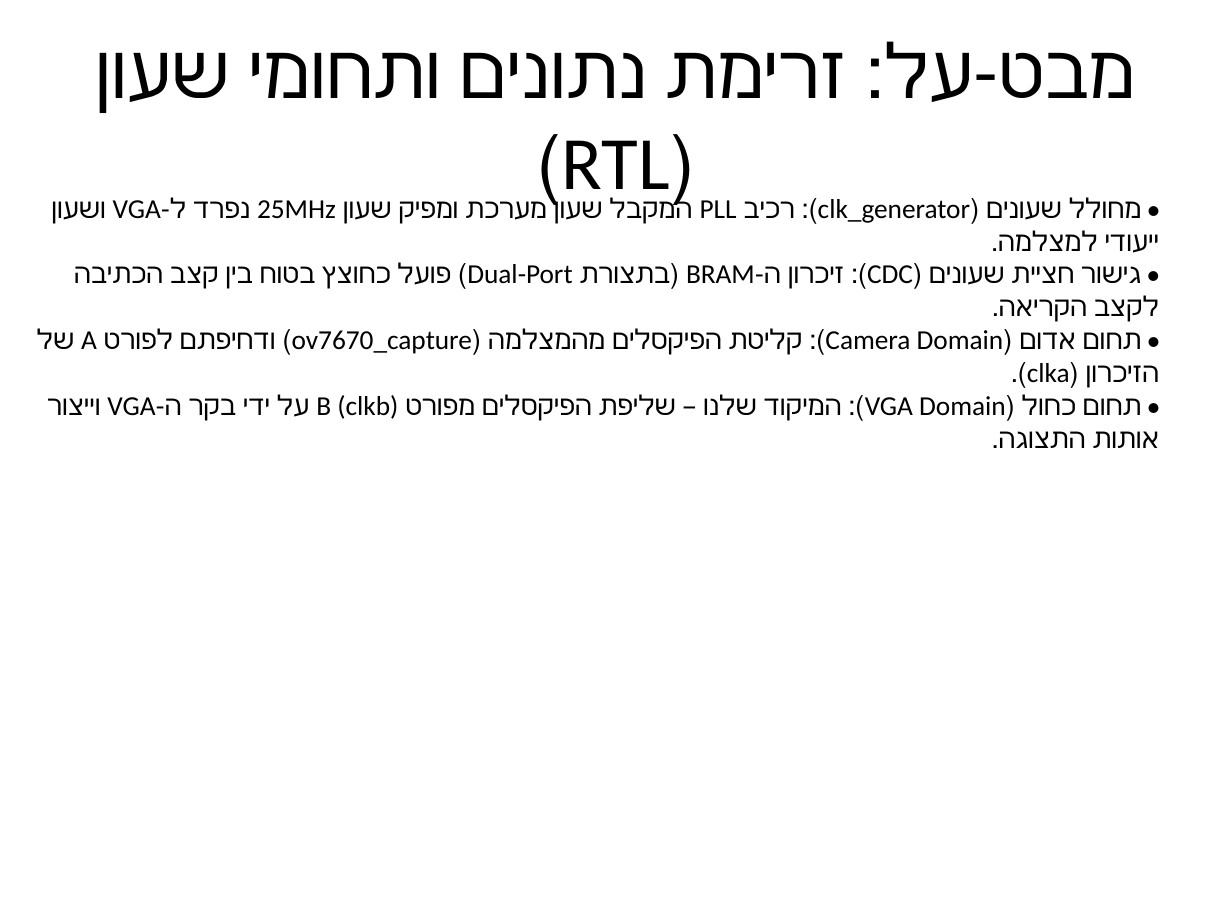
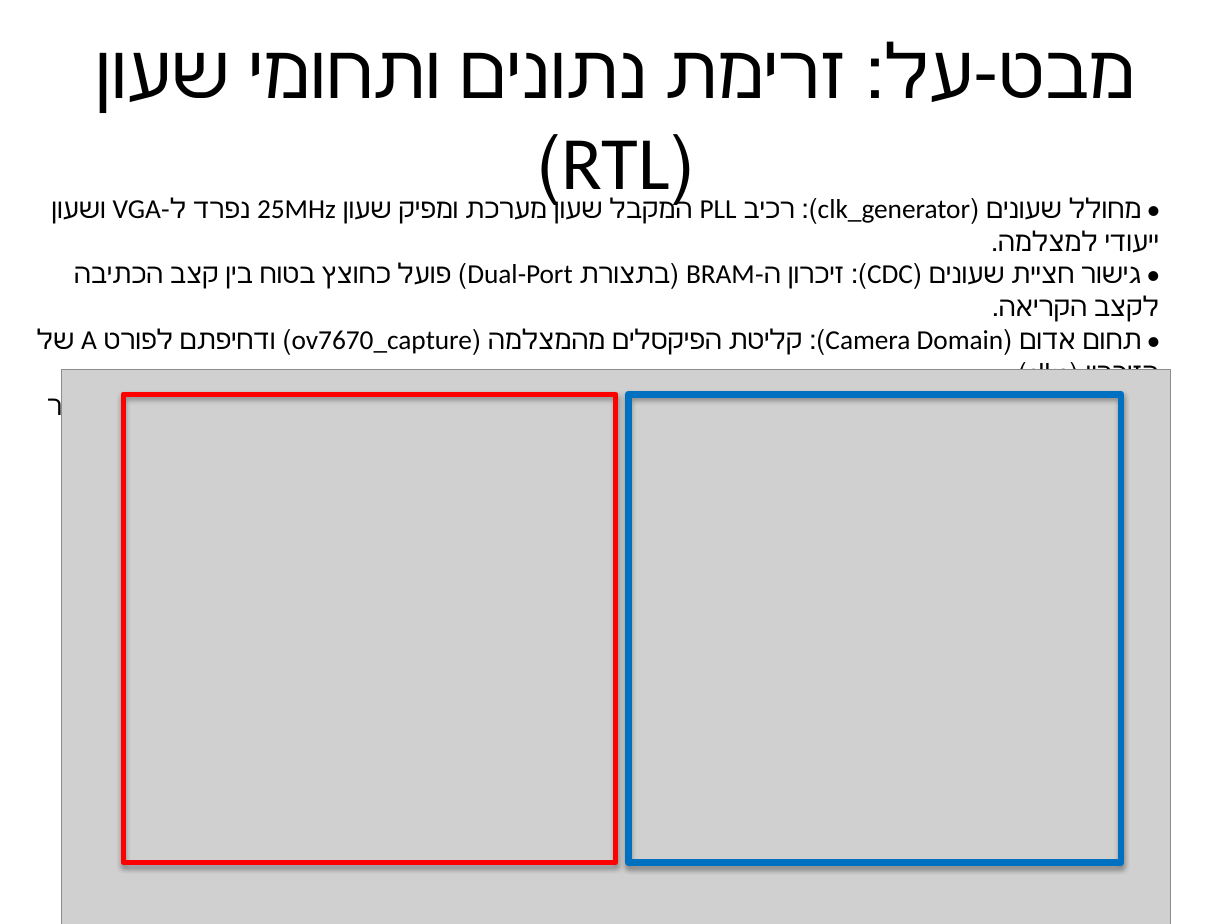
Before and after one commit to yosiBrim/fall-detection-fpga, a slide deck: slide 11 of docs/presentation/output/VGA_Presentation_Yossi.pptx. Drawn at 1232x924 pixels with LibreOffice and Linux fonts; fonts in the diff are those of the drawing; grey boxes stand for pictures. Boxes give left, top, right and bottom in pixels: in the first picture for what was removed or moved away, otherwise in the second. Text is boxed around its words. In the diff, an @@ line names an element or a change of style, - is before the commit and + after.

```diff
--- a/docs/presentation/output/VGA_Presentation_Yossi.pptx
+++ b/docs/presentation/output/VGA_Presentation_Yossi.pptx
@@ picture added at box(62, 370, 1170, 924) @@
@@ rectangle added at box(123, 394, 616, 862), outline #FF0000 3 pt @@
@@ rectangle added at box(628, 394, 1121, 862), outline #0070C0 4 pt @@
```
Also in this commit, not shown: 1 other file.
